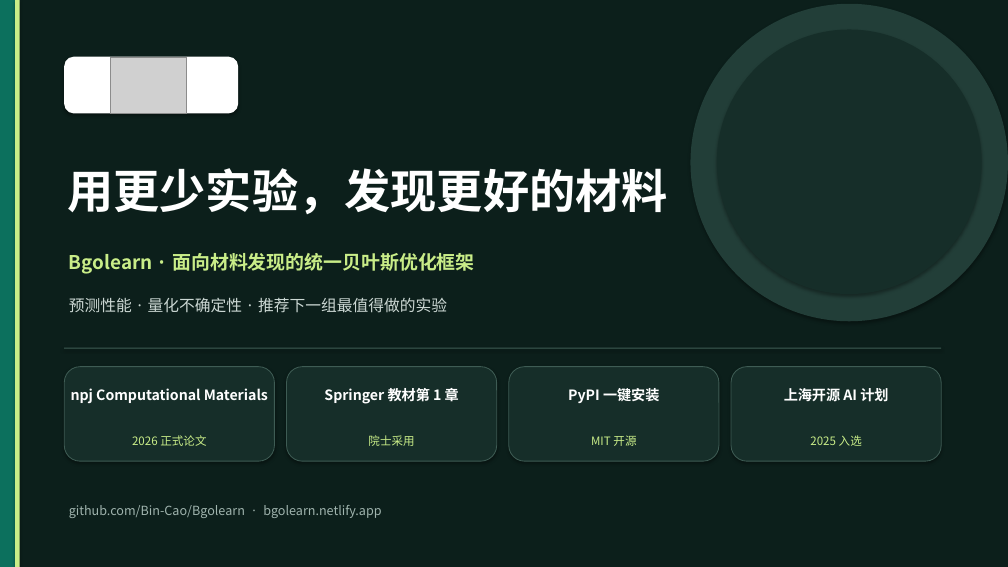
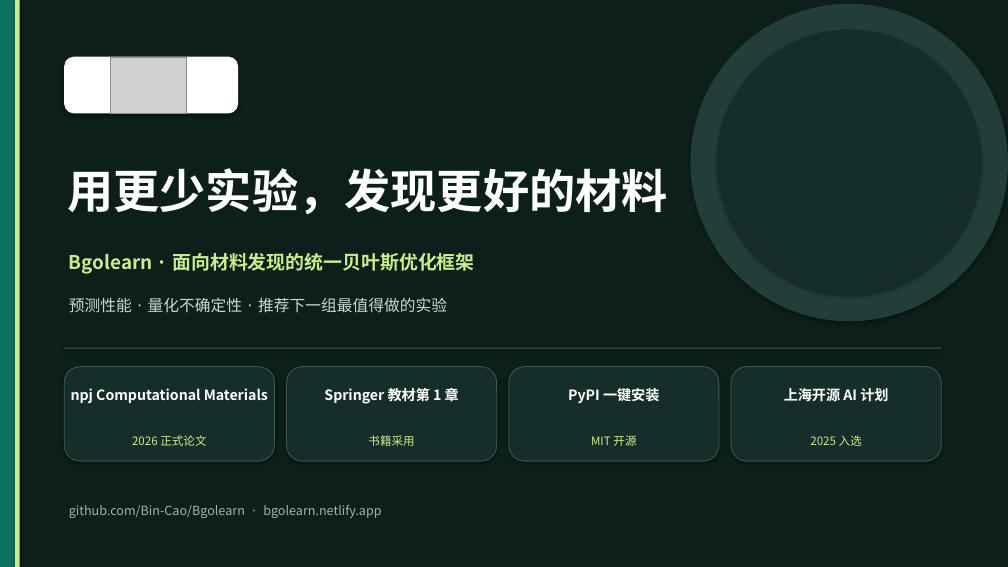
Before and after one commit to Bin-Cao/Bgolearn, a slide deck: slide 1 of PPTs/Bgolearn_宣传版.pptx. Drawn at 1008x567 pixels with LibreOffice and Linux fonts; fonts in the diff are those of the drawing; grey boxes stand for pictures. Boxes give left, top, right and bottom in pixels: in the first picture for what was removed or moved away, otherwise in the second. Text is boxed around its words. In the diff, an @@ line names an element or a change of style, - is before the commit and + after.

```diff
--- a/PPTs/Bgolearn_宣传版.pptx
+++ b/PPTs/Bgolearn_宣传版.pptx
@@ text at box(368, 435, 414, 446): text changed @@
-院士采用
+书籍采用
```
Also in this commit, not shown: 1 other slide changed, 1 other file.
